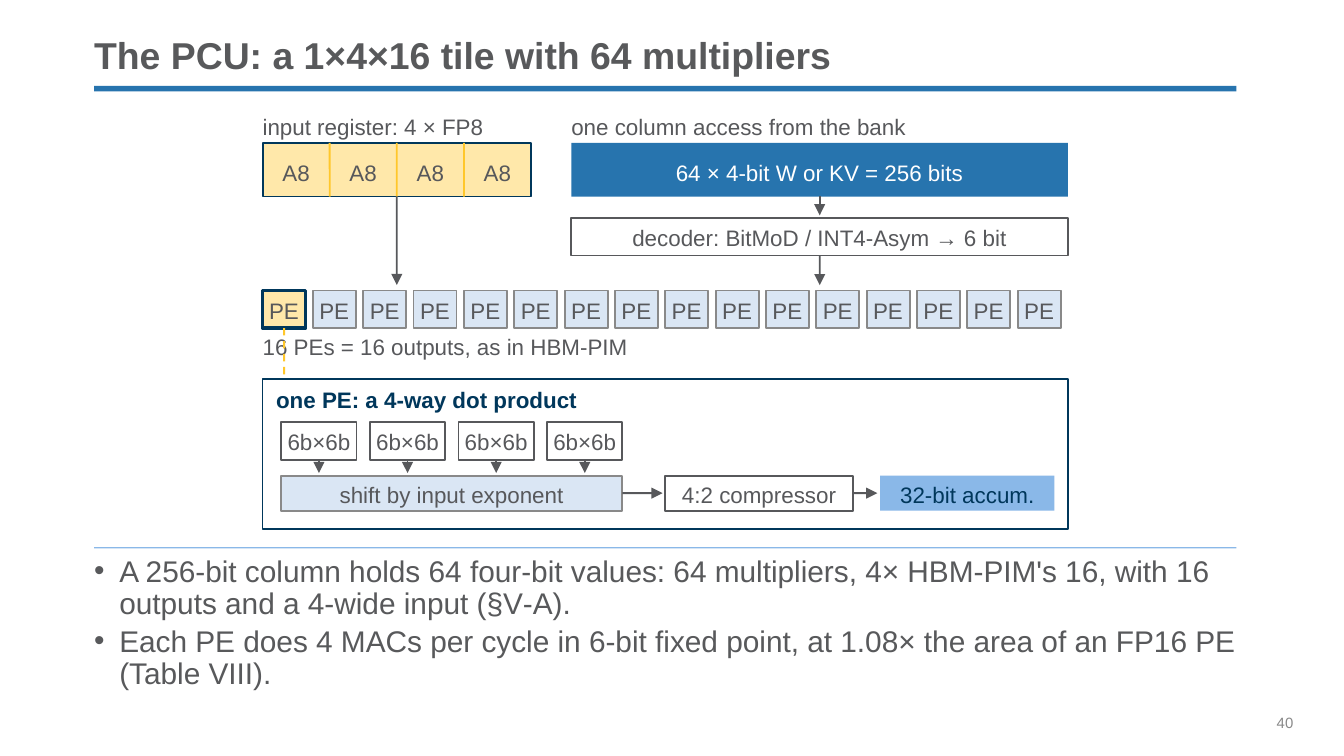
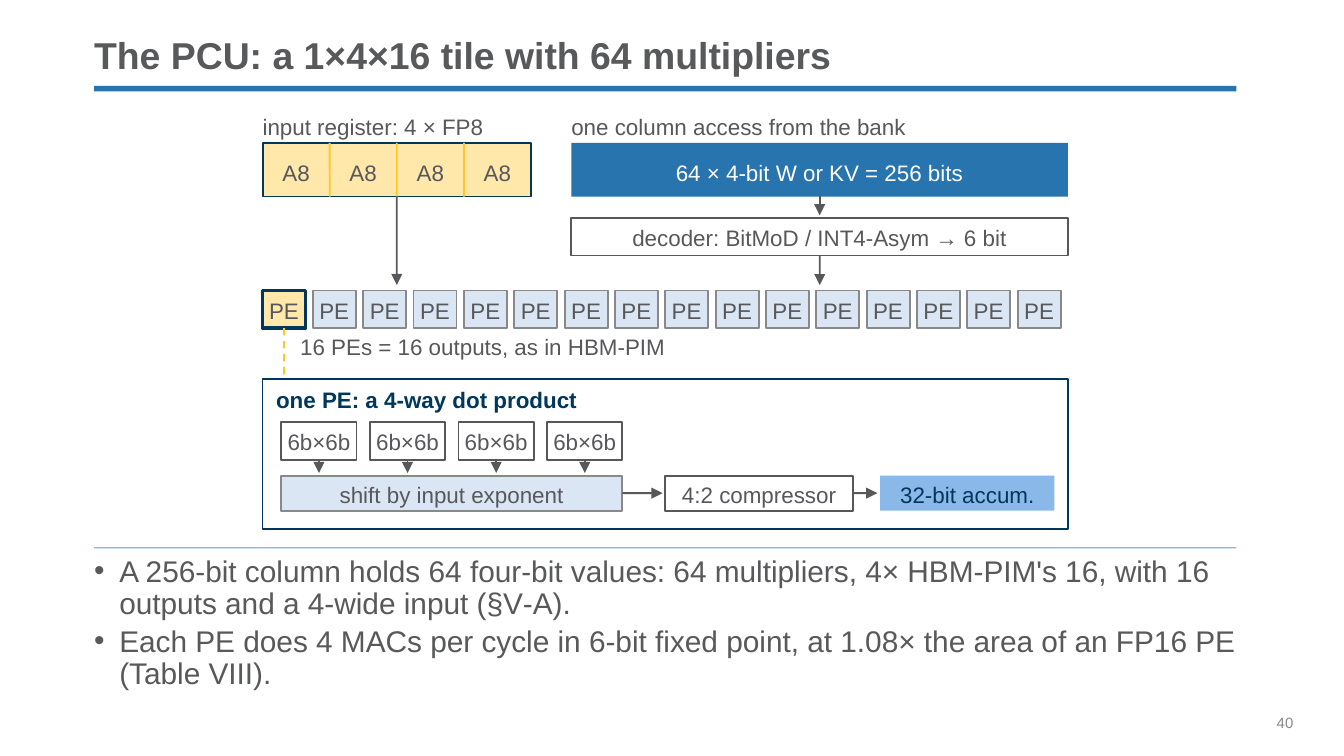
Before and after one commit to yanggon-kim/skills, a slide deck: slide 40 of ppt-create/assets/reference/p3llm-intro.pptx. Drawn at 1344x756 pixels with LibreOffice and Linux fonts; fonts in the diff are those of the drawing; background and template pictures are left out. Boxes give left, top, right and bottom in pixels: in the first picture for what was removed or moved away, otherwise in the second. Text is boxed around its words. In the diff, an @@ line names an element or a change of style, - is before the commit and + after.

```diff
--- a/ppt-create/assets/reference/p3llm-intro.pptx
+++ b/ppt-create/assets/reference/p3llm-intro.pptx
@@ text "16 PEs = 16 outputs, ...": place and size @@
-text "16 PEs = 16 outputs, ..." at [263, 339, 627, 360]
+text "16 PEs = 16 outputs, ..." at [300, 339, 665, 360]
```
Also in this commit, not shown: 11 other slides changed, 11 other files.
